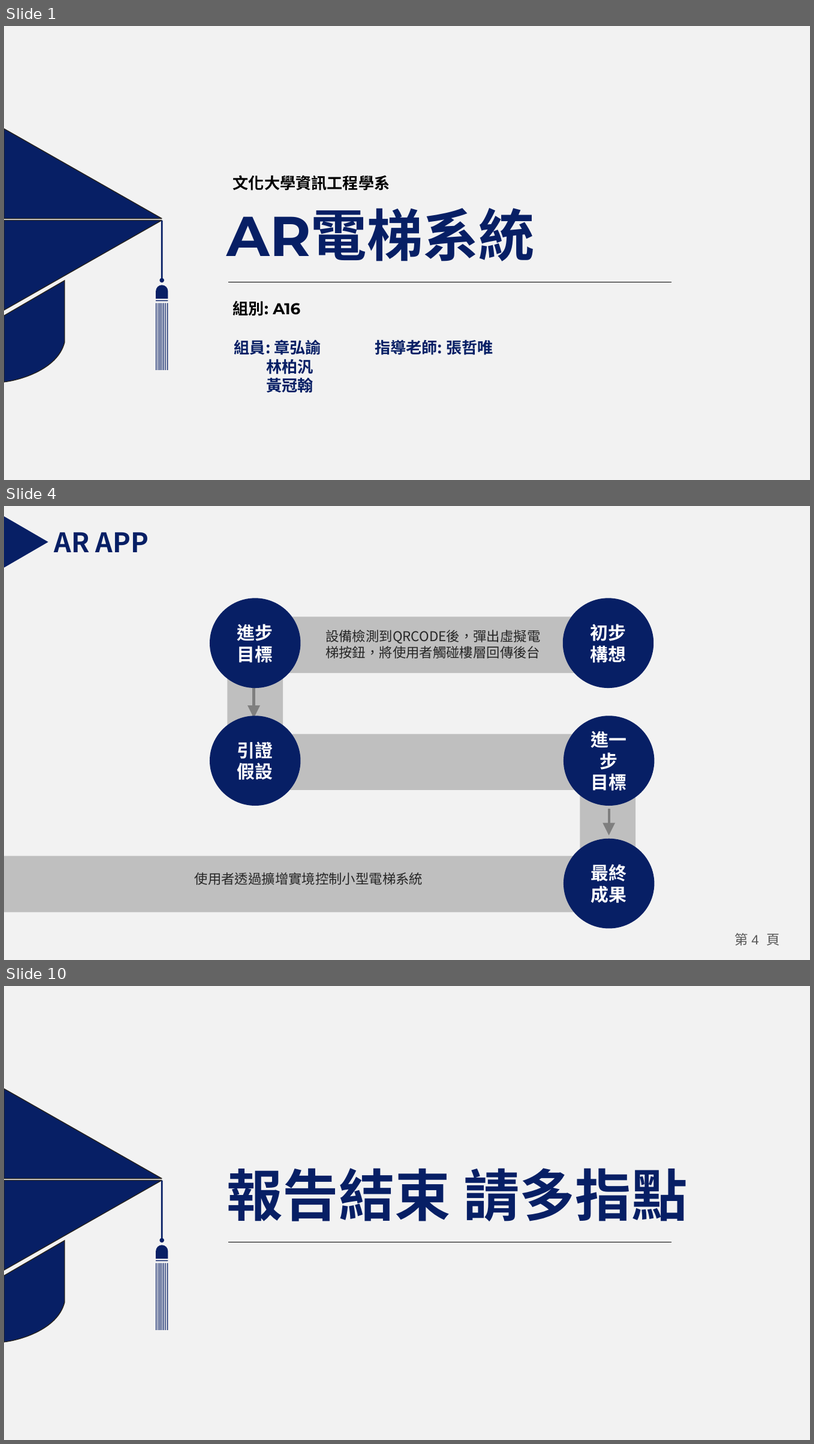
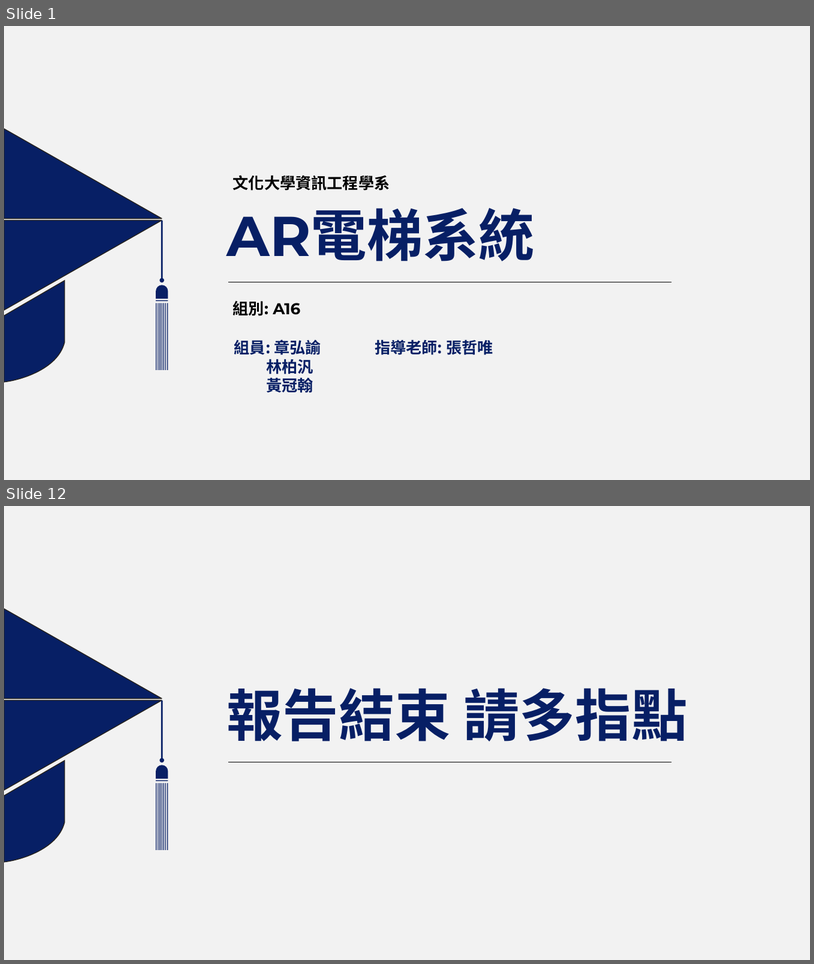
Before and after one commit to Johnnychang889/ARelevator, a slide deck: A16專題期末報告.pptx. Shown one above the other, each under a label of ours: slides 1, 4 and 10 before the commit, slides 1 and 12 after it; the slides between them are not shown. The pictures are 814x1444 and 814x964 pixels, drawn with LibreOffice and Linux fonts; fonts in the diff are those of the drawing. Boxes give left, top, right and bottom in pixels: in the first picture for what was removed or moved away, otherwise in the second. Text is boxed around its words. In the diff, an @@ line names an element or a change of style, - is before the commit and + after.

```diff
--- a/A16專題期末報告.pptx
+++ b/A16專題期末報告.pptx
@@ slide 4 removed at [4,506,810,960], background #F2F2F2 @@
@@ triangle removed at [5,516,49,568] @@
@@ text removed at [54,532,149,552] @@
-AR APP
@@ ellipse removed at [210,598,301,687] @@
-進步
-目標
@@ ellipse removed at [563,598,654,687] @@
-初步
-構想
@@ rectangle removed at [227,616,283,790] @@
@@ rectangle removed at [281,616,636,673] @@
@@ text removed at [326,630,540,658] @@
-設備檢測到QRCODE後，彈出虛擬電梯按鈕，將使用者觸碰樓層回傳後台
@@ arrow removed from (254, 688) to (254, 718) @@
@@ ellipse removed at [210,715,301,805] @@
-引證
-假設
@@ ellipse removed at [564,715,655,805] @@
-進一步
-目標
@@ rectangle removed at [248,734,635,790] @@
@@ rectangle removed at [581,761,636,915] @@
@@ arrow removed from (609, 808) to (609, 835) @@
@@ ellipse removed at [564,838,655,928] @@
-最終成果
@@ rectangle removed at [4,856,624,912] @@
@@ text removed at [195,872,423,885] @@
-使用者透過擴增實境控制小型電梯系統
@@ page number removed at [735,933,780,945] @@
-第 4 頁
@@ what was slide 10 is now slide 12 @@
```
Also in this commit, not shown: 5 slides changed, 5 slides added, 2 other slides removed, 1 other file.
